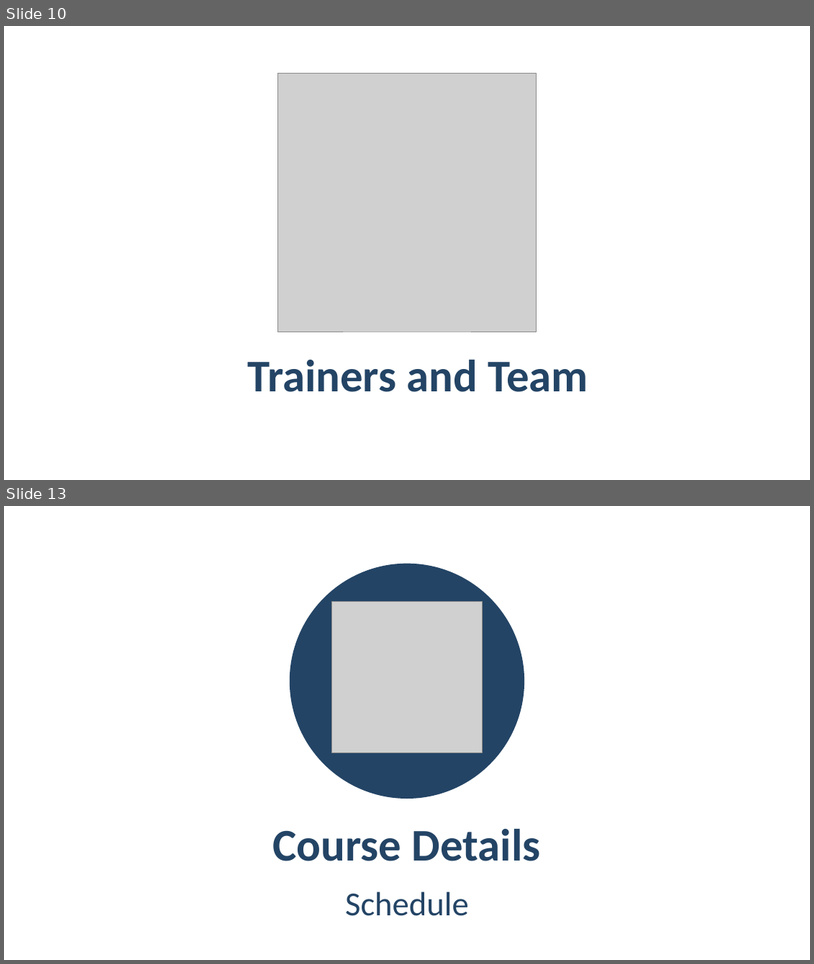
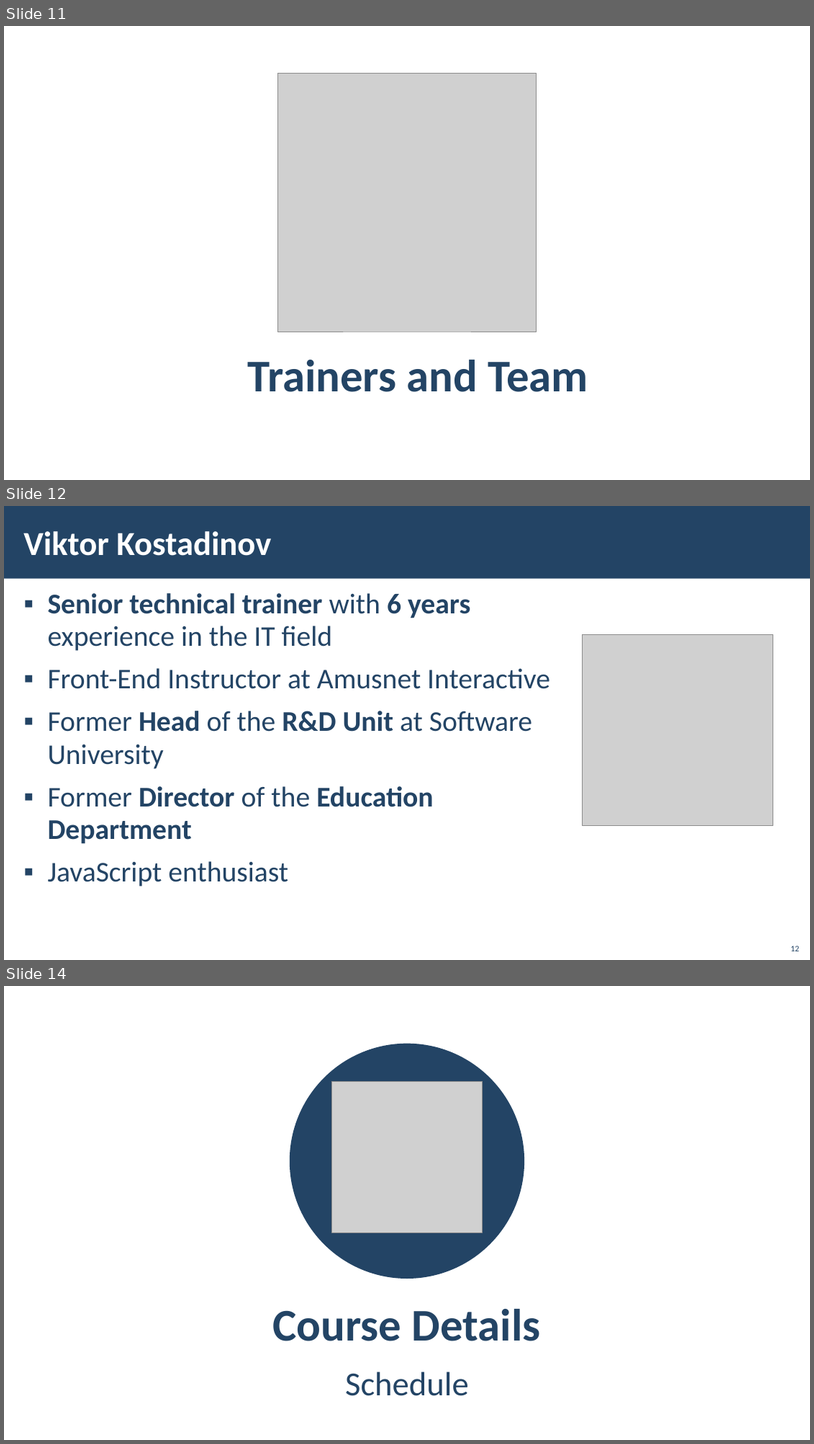
Before and after one commit to TodorYBorisov/Software-University, a slide deck: 03. JS Advanced - Jan 2023/00. Resources/00. JS-Advanced-Course-Introduction.pptx. Shown one above the other, each under a label of ours: slides 10 and 13 before the commit, slides 11, 12 and 14 after it; the slides between them are not shown. The pictures are 814x964 and 814x1444 pixels, drawn with LibreOffice and Linux fonts; fonts in the diff are those of the drawing; grey boxes stand for pictures; background and template pictures are left out. Boxes give left, top, right and bottom in pixels: in the first picture for what was removed or moved away, otherwise in the second. Text is boxed around its words. In the diff, an @@ line names an element or a change of style, - is before the commit and + after.

```diff
--- a/03. JS Advanced - Jan 2023/00. Resources/00. JS-Advanced-Course-Introduction.pptx
+++ b/03. JS Advanced - Jan 2023/00. Resources/00. JS-Advanced-Course-Introduction.pptx
@@ slide 12 added at [4,506,810,960], background picture (left out) @@
@@ rectangle added at [4,506,810,579], fill #234465 @@
@@ title added at [23,531,271,556], 40 pt, text #FFFFFF, bold @@
+Viktor Kostadinov
@@ text added at [48,593,550,886], 34 pt, text #234465 @@
+▪ Senior technical trainer with 6 years experience in the IT field
+▪ Front-End Instructor at Amusnet Interactive
+▪ Former Head of the R&D Unit at Software University
+▪ Former Director of the Education Department
+▪ JavaScript enthusiast
@@ picture added at [583,635,774,826] @@
@@ page number added at [791,945,800,951], 10 pt, text #234465 @@
+12
@@ what was slide 10 is now slide 11 @@
@@ what was slide 13 is now slide 14 @@
```
Also in this commit, not shown: 6 slides changed, 2 other slides added, 2 slides removed, 2 other files.
